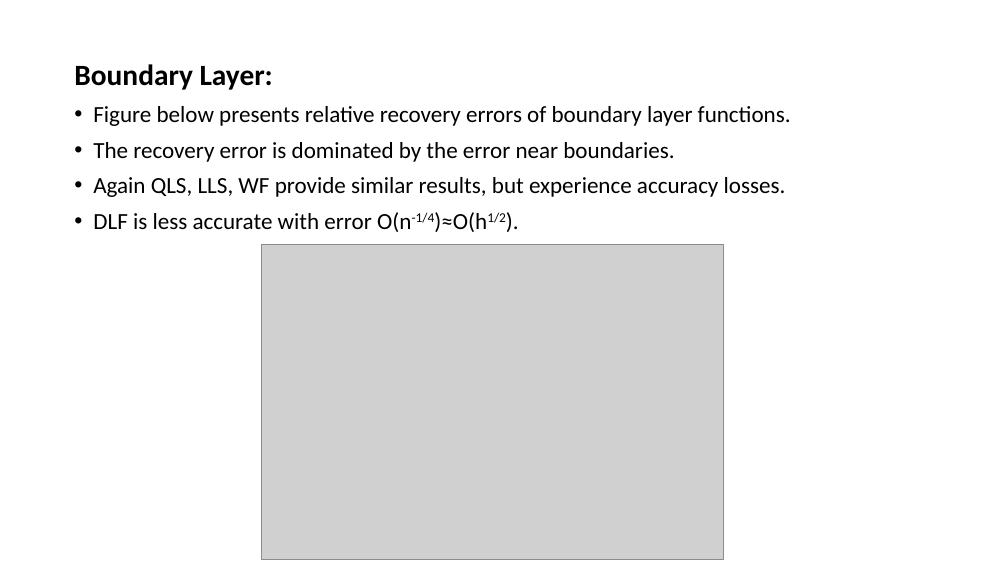
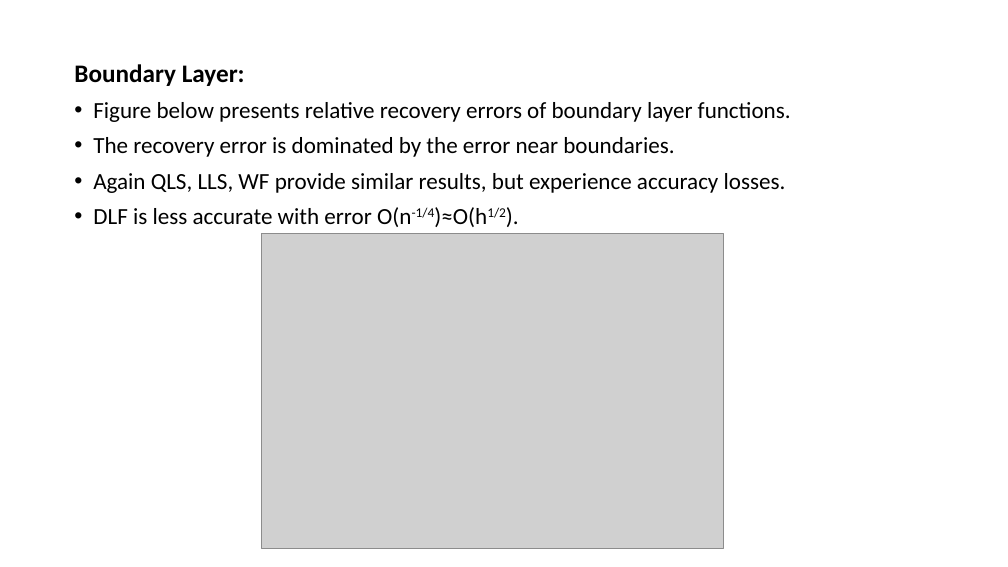
Before and after one commit to lohith921/amr, a slide deck: slide 15 of HBA.pptx. Drawn at 1008x567 pixels with LibreOffice and Linux fonts; fonts in the diff are those of the drawing; grey boxes stand for pictures. Boxes give left, top, right and bottom in pixels: in the first picture for what was removed or moved away, otherwise in the second. Text is boxed around its words. In the diff, an @@ line names an element or a change of style, - is before the commit and + after.

```diff
--- a/HBA.pptx
+++ b/HBA.pptx
@@ text at [74, 64, 245, 86]: size 28 to 24 pt in "Boundary Layer:" @@
@@ picture: place and size @@
-picture at [262, 244, 723, 560]
+picture at [262, 234, 723, 549]
```
Also in this commit, not shown: 2 other slides changed, 14 slides added, 1 slide removed.
